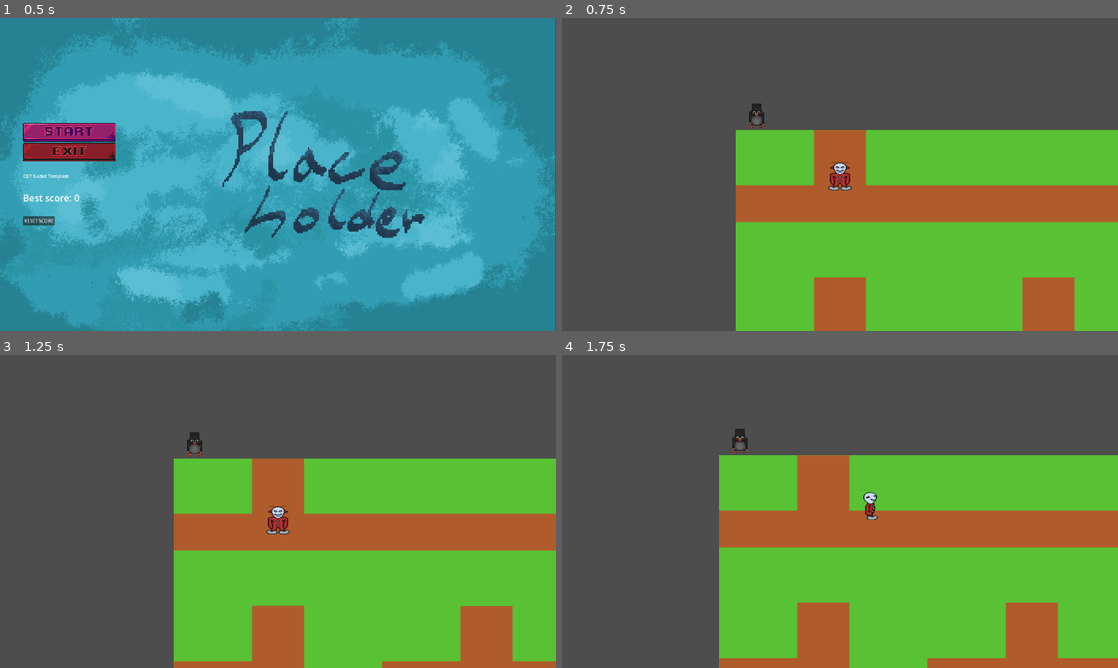
Above: before the commit, frames 1-4 (two rows, left to right).
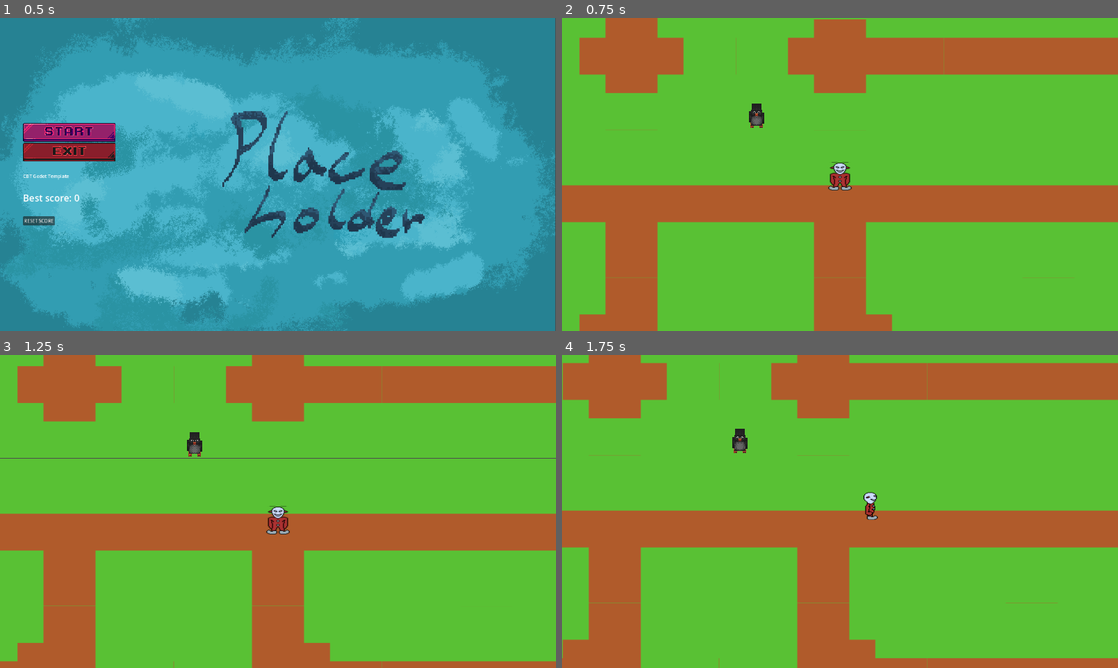
Above: after the commit, the same moments.

Repository: CodingBigTime/GGJ-2024
Game: Godot game, scene res://scenes/ui/main_menu.tscn
Same seed, same stepped clock (60 frames per second), same inputs: the game is played once before the commit and once after it.
Inputs (mouse positions are in pixels of both pictures, inside the frame that each line leads up to):
- Up to frame 1 (0.5 s): no input
- Up to frame 2 (0.75 s): click (628, 133) at 0.5 s
- Up to frame 3 (1.25 s): no input
- Up to frame 4 (1.75 s): hold D (move_right) from 1.28 s (still down); tap Space (jump) at 1.52 s

Frame 1 is identical in both runs. In frame 2, 61% of the frame differs, in the area x 0-100%, y 0-100%; in frame 3, 59%; in frame 4, 57%.

Commit message:
Fix world generation and added empty border

Diff:
--- a/actors/DevilClown/devil_clown.gd
+++ b/actors/DevilClown/devil_clown.gd
@@ -16,6 +16,7 @@
 
 # Get the gravity from the project settings to be synced with RigidBody nodes.
 var gravity = ProjectSettings.get_setting("physics/3d/default_gravity")
+
 
 func _physics_process(delta):
 	if Input.is_action_just_pressed("menu"):
@@ -43,7 +44,7 @@
 	move_and_slide()
 
 
-func _process(delta):
+func _process(_delta):
 	# Change the player image based on the direction.
 	var input_dir = Input.get_vector("move_left", "move_right", "move_up", "move_down")
 
--- a/scenes/world/tiles/tile_0000.tscn
+++ b/scenes/world/tiles/tile_0000.tscn
@@ -9,7 +9,7 @@
 [node name="Tile1" type="Node3D"]
 
 [node name="Sprite3D" type="Sprite3D" parent="."]
-transform = Transform3D(3.9, 0, 0, 0, -1.70474e-07, -3.9, 0, 3.9, -1.70474e-07, 0, 0, 0)
+transform = Transform3D(3.9, 0, 0, 0, -1.70474e-07, 3.9, 0, -3.9, -1.70474e-07, 0, 0, 0)
 render_priority = -1
 texture = ExtResource("1_1itgy")
 
--- a/scenes/world/tiles/tile_0001.tscn
+++ b/scenes/world/tiles/tile_0001.tscn
@@ -9,7 +9,7 @@
 [node name="Tile2" type="Node3D"]
 
 [node name="Sprite3D" type="Sprite3D" parent="."]
-transform = Transform3D(3.9, 0, 0, 0, -1.70474e-07, -3.9, 0, 3.9, -1.70474e-07, 0, 0, 0)
+transform = Transform3D(3.9, 0, 0, 0, -1.70474e-07, 3.9, 0, -3.9, -1.70474e-07, 0, 0, 0)
 render_priority = -1
 texture = ExtResource("1_h1myc")
 
--- a/scenes/world/tiles/tile_0010.tscn
+++ b/scenes/world/tiles/tile_0010.tscn
@@ -9,7 +9,7 @@
 [node name="Tile3" type="Node3D"]
 
 [node name="Sprite3D" type="Sprite3D" parent="."]
-transform = Transform3D(3.9, 0, 0, 0, -1.70474e-07, -3.9, 0, 3.9, -1.70474e-07, 0, 0, 0)
+transform = Transform3D(3.9, 0, 0, 0, -1.70474e-07, 3.9, 0, -3.9, -1.70474e-07, 0, 0, 0)
 render_priority = -1
 texture = ExtResource("1_8i2tk")
 
--- a/scenes/world/tiles/tile_0011.tscn
+++ b/scenes/world/tiles/tile_0011.tscn
@@ -9,7 +9,7 @@
 [node name="Tile4" type="Node3D"]
 
 [node name="Sprite3D" type="Sprite3D" parent="."]
-transform = Transform3D(3.9, 0, 0, 0, -1.70474e-07, -3.9, 0, 3.9, -1.70474e-07, 0, 0, 0)
+transform = Transform3D(3.9, 0, 0, 0, -1.70474e-07, 3.9, 0, -3.9, -1.70474e-07, 0, 0, 0)
 render_priority = -1
 texture = ExtResource("1_u6j1y")
 
--- a/scenes/world/tiles/tile_0100.tscn
+++ b/scenes/world/tiles/tile_0100.tscn
@@ -9,7 +9,7 @@
 [node name="Tile1" type="Node3D"]
 
 [node name="Sprite3D" type="Sprite3D" parent="."]
-transform = Transform3D(3.9, 0, 0, 0, -1.70474e-07, -3.9, 0, 3.9, -1.70474e-07, 0, 0, 0)
+transform = Transform3D(3.9, 0, 0, 0, -1.70474e-07, 3.9, 0, -3.9, -1.70474e-07, 0, 0, 0)
 render_priority = -1
 texture = ExtResource("1_d4gra")
 
--- a/scenes/world/tiles/tile_0101.tscn
+++ b/scenes/world/tiles/tile_0101.tscn
@@ -9,7 +9,7 @@
 [node name="Tile2" type="Node3D"]
 
 [node name="Sprite3D" type="Sprite3D" parent="."]
-transform = Transform3D(3.9, 0, 0, 0, -1.70474e-07, -3.9, 0, 3.9, -1.70474e-07, 0, 0, 0)
+transform = Transform3D(3.9, 0, 0, 0, -1.70474e-07, 3.9, 0, -3.9, -1.70474e-07, 0, 0, 0)
 render_priority = -1
 texture = ExtResource("1_v7erf")
 
--- a/scenes/world/tiles/tile_0110.tscn
+++ b/scenes/world/tiles/tile_0110.tscn
@@ -9,7 +9,7 @@
 [node name="Tile3" type="Node3D"]
 
 [node name="Sprite3D" type="Sprite3D" parent="."]
-transform = Transform3D(3.9, 0, 0, 0, -1.70474e-07, -3.9, 0, 3.9, -1.70474e-07, 0, 0, 0)
+transform = Transform3D(3.9, 0, 0, 0, -1.70474e-07, 3.9, 0, -3.9, -1.70474e-07, 0, 0, 0)
 render_priority = -1
 texture = ExtResource("1_ojqw6")
 
--- a/scenes/world/tiles/tile_0111.tscn
+++ b/scenes/world/tiles/tile_0111.tscn
@@ -9,7 +9,7 @@
 [node name="Tile4" type="Node3D"]
 
 [node name="Sprite3D" type="Sprite3D" parent="."]
-transform = Transform3D(3.9, 0, 0, 0, -1.70474e-07, -3.9, 0, 3.9, -1.70474e-07, 0, 0, 0)
+transform = Transform3D(3.9, 0, 0, 0, -1.70474e-07, 3.9, 0, -3.9, -1.70474e-07, 0, 0, 0)
 render_priority = -1
 texture = ExtResource("1_xs1j7")
 
--- a/scenes/world/tiles/tile_1000.tscn
+++ b/scenes/world/tiles/tile_1000.tscn
@@ -9,7 +9,7 @@
 [node name="Tile1" type="Node3D"]
 
 [node name="Sprite3D" type="Sprite3D" parent="."]
-transform = Transform3D(3.9, 0, 0, 0, -1.70474e-07, -3.9, 0, 3.9, -1.70474e-07, 0, 0, 0)
+transform = Transform3D(3.9, 0, 0, 0, -1.70474e-07, 3.9, 0, -3.9, -1.70474e-07, 0, 0, 0)
 render_priority = -1
 texture = ExtResource("1_ascf3")
 
--- a/scenes/world/tiles/tile_1001.tscn
+++ b/scenes/world/tiles/tile_1001.tscn
@@ -9,7 +9,7 @@
 [node name="Tile2" type="Node3D"]
 
 [node name="Sprite3D" type="Sprite3D" parent="."]
-transform = Transform3D(3.9, 0, 0, 0, -1.70474e-07, -3.9, 0, 3.9, -1.70474e-07, 0, 0, 0)
+transform = Transform3D(3.9, 0, 0, 0, -1.70474e-07, 3.9, 0, -3.9, -1.70474e-07, 0, 0, 0)
 render_priority = -1
 texture = ExtResource("1_61t4v")
 
--- a/scenes/world/tiles/tile_1010.tscn
+++ b/scenes/world/tiles/tile_1010.tscn
@@ -9,7 +9,7 @@
 [node name="Tile3" type="Node3D"]
 
 [node name="Sprite3D" type="Sprite3D" parent="."]
-transform = Transform3D(3.9, 0, 0, 0, -1.70474e-07, -3.9, 0, 3.9, -1.70474e-07, 0, 0, 0)
+transform = Transform3D(3.9, 0, 0, 0, -1.70474e-07, 3.9, 0, -3.9, -1.70474e-07, 0, 0, 0)
 render_priority = -1
 texture = ExtResource("1_7ntjm")
 
--- a/scenes/world/tiles/tile_1011.tscn
+++ b/scenes/world/tiles/tile_1011.tscn
@@ -9,7 +9,7 @@
 [node name="Tile4" type="Node3D"]
 
 [node name="Sprite3D" type="Sprite3D" parent="."]
-transform = Transform3D(3.9, 0, 0, 0, -1.70474e-07, -3.9, 0, 3.9, -1.70474e-07, 0, 0, 0)
+transform = Transform3D(3.9, 0, 0, 0, -1.70474e-07, 3.9, 0, -3.9, -1.70474e-07, 0, 0, 0)
 render_priority = -1
 texture = ExtResource("1_ox6fg")
 
--- a/scenes/world/tiles/tile_1100.tscn
+++ b/scenes/world/tiles/tile_1100.tscn
@@ -9,7 +9,7 @@
 [node name="Tile1" type="Node3D"]
 
 [node name="Sprite3D" type="Sprite3D" parent="."]
-transform = Transform3D(3.9, 0, 0, 0, -1.70474e-07, -3.9, 0, 3.9, -1.70474e-07, 0, 0, 0)
+transform = Transform3D(3.9, 0, 0, 0, -1.70474e-07, 3.9, 0, -3.9, -1.70474e-07, 0, 0, 0)
 render_priority = -1
 texture = ExtResource("1_el88p")
 
--- a/scenes/world/tiles/tile_1101.tscn
+++ b/scenes/world/tiles/tile_1101.tscn
@@ -9,7 +9,7 @@
 [node name="Tile2" type="Node3D"]
 
 [node name="Sprite3D" type="Sprite3D" parent="."]
-transform = Transform3D(3.9, 0, 0, 0, -1.70474e-07, -3.9, 0, 3.9, -1.70474e-07, 0, 0, 0)
+transform = Transform3D(3.9, 0, 0, 0, -1.70474e-07, 3.9, 0, -3.9, -1.70474e-07, 0, 0, 0)
 render_priority = -1
 texture = ExtResource("1_1fmk8")
 
--- a/scenes/world/tiles/tile_1110.tscn
+++ b/scenes/world/tiles/tile_1110.tscn
@@ -9,7 +9,7 @@
 [node name="Tile3" type="Node3D"]
 
 [node name="Sprite3D" type="Sprite3D" parent="."]
-transform = Transform3D(3.9, 0, 0, 0, -1.70474e-07, -3.9, 0, 3.9, -1.70474e-07, 0, 0, 0)
+transform = Transform3D(3.9, 0, 0, 0, -1.70474e-07, 3.9, 0, -3.9, -1.70474e-07, 0, 0, 0)
 render_priority = -1
 texture = ExtResource("1_4f8rw")
 
--- a/scenes/world/tiles/tile_1111.tscn
+++ b/scenes/world/tiles/tile_1111.tscn
@@ -9,7 +9,7 @@
 [node name="Tile4" type="Node3D"]
 
 [node name="Sprite3D" type="Sprite3D" parent="."]
-transform = Transform3D(3.9, 0, 0, 0, -1.70474e-07, -3.9, 0, 3.9, -1.70474e-07, 0, 0, 0)
+transform = Transform3D(3.9, 0, 0, 0, -1.70474e-07, 3.9, 0, -3.9, -1.70474e-07, 0, 0, 0)
 render_priority = -1
 texture = ExtResource("1_5wssk")
 
--- a/scenes/world/world.gd
+++ b/scenes/world/world.gd
@@ -54,25 +54,37 @@
 			var allowed_tiles = tile_keys
 			if left != null:
 				var filter_tiles = filter_joing_tiles(left, 3)
-				allowed_tiles = ArrayUtil.intersect_i(tile_keys, filter_tiles)
+				allowed_tiles = ArrayUtil.intersect_i(allowed_tiles, filter_tiles)
+			elif top == null and out_of_bounds(tile_id.x, tile_id.y - 1):
+				var filter_tiles = filter_joing_tiles("0000", 3)
+				allowed_tiles = ArrayUtil.intersect_i(allowed_tiles, filter_tiles)
 			else:
 				queue.push_back(Vector2i(tile_id.x, tile_id.y - 1))
 
 			if top != null:
 				var filter_tiles = filter_joing_tiles(top, 0)
-				allowed_tiles = ArrayUtil.intersect_i(tile_keys, filter_tiles)
+				allowed_tiles = ArrayUtil.intersect_i(allowed_tiles, filter_tiles)
+			elif top == null and out_of_bounds(tile_id.x - 1, tile_id.y):
+				var filter_tiles = filter_joing_tiles("0000", 0)
+				allowed_tiles = ArrayUtil.intersect_i(allowed_tiles, filter_tiles)
 			else:
 				queue.push_back(Vector2i(tile_id.x - 1, tile_id.y))
 
 			if right != null:
 				var filter_tiles = filter_joing_tiles(right, 1)
-				allowed_tiles = ArrayUtil.intersect_i(tile_keys, filter_tiles)
+				allowed_tiles = ArrayUtil.intersect_i(allowed_tiles, filter_tiles)
+			elif top == null and out_of_bounds(tile_id.x, tile_id.y + 1):
+				var filter_tiles = filter_joing_tiles("0000", 1)
+				allowed_tiles = ArrayUtil.intersect_i(allowed_tiles, filter_tiles)
 			else:
 				queue.push_back(Vector2i(tile_id.x, tile_id.y + 1))
 
 			if bottom != null:
 				var filter_tiles = filter_joing_tiles(bottom, 2)
-				allowed_tiles = ArrayUtil.intersect_i(tile_keys, filter_tiles)
+				allowed_tiles = ArrayUtil.intersect_i(allowed_tiles, filter_tiles)
+			elif top == null and out_of_bounds(tile_id.x + 1, tile_id.y):
+				var filter_tiles = filter_joing_tiles("0000", 2)
+				allowed_tiles = ArrayUtil.intersect_i(allowed_tiles, filter_tiles)
 			else:
 				queue.push_back(Vector2i(tile_id.x + 1, tile_id.y))
 
@@ -81,13 +93,16 @@
 	for i in range(0, WORLD_HEIGHT_TILE):
 		for j in range(0, WORLD_WIDTH_TILE):
 			var tile = TILES[world[i][j]].instantiate()
-			tile.position.x = i * 10
-			tile.position.z = j * 10
+			tile.position.x = j * 10 - WORLD_WIDTH_TILE * 10 / 2
+			tile.position.z = i * 10 - WORLD_HEIGHT_TILE * 10 / 2
 			add_child(tile)
+		print(world[i])
 
 
-func filter_joing_tiles(picked_tile, a):
-	return TILES.keys().filter(func(tile): return tile[(a + 2) % 4] == picked_tile[a])
+func filter_joing_tiles(existing_tile, a):
+	print(existing_tile, " ", a)
+	print(TILES.keys().filter(func(tile): return tile[a] == existing_tile[(a + 2) % 4]))
+	return TILES.keys().filter(func(tile): return tile[a] == existing_tile[(a + 2) % 4])
 
 
 func get_tile(world, x, y):
Renamed: utils/trig.gd -> trig.gd
